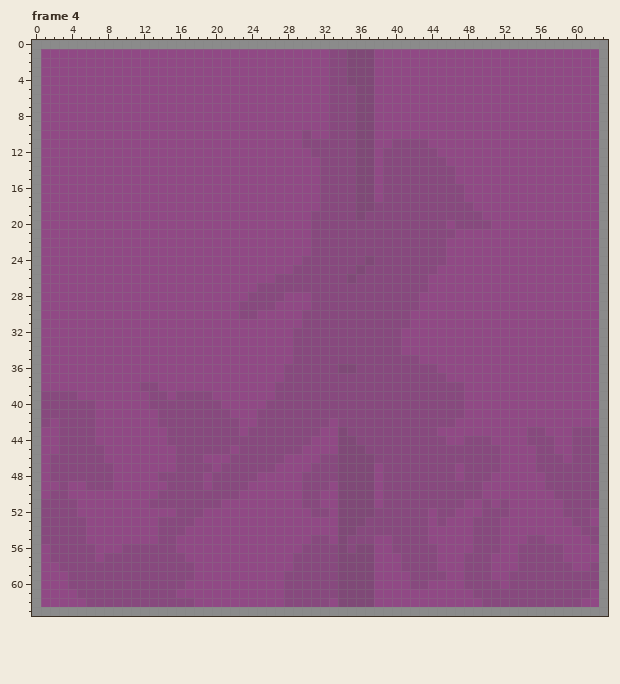
File history of a pixel-art file, ANIMACAO/Strippers.aseprite. Above: the version before the commit.
64x64 pixels, 11 frames. Colours within 5 levels of each other are drawn and written as one. Shown: frame 4. The commit also changed other frames, which this record leaves out.
After the commit:
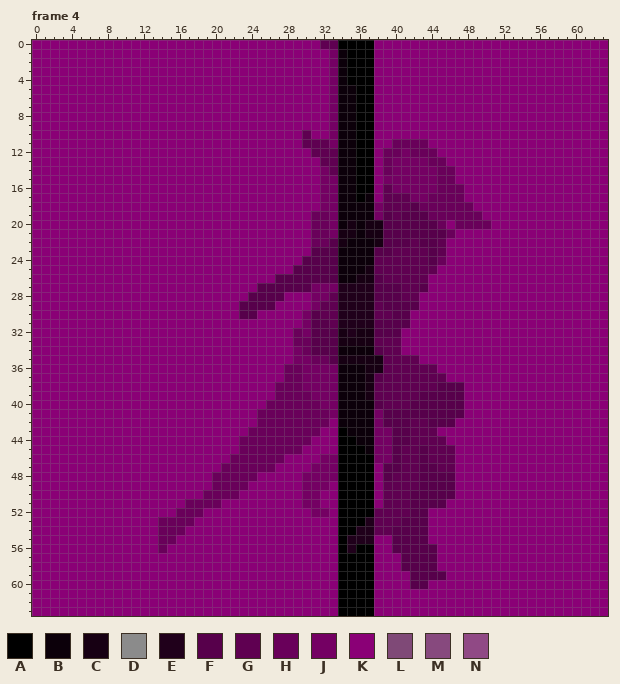
Palette (. is transparent): A #000000  B #0c000a  C #170013  D #8b8b8b  E #20001b  F #57004b  G #5f0051  H #69005a  J #740063  K #8a0076  L #7f4977  M #87497e  N #904985
Edits made:
layer "Layer 1" now hidden
layer "Layer 6" now hidden
layer "Layer 7" now hidden
layer "Layer 5" now hidden
layer "Layer 3" removed
layer "Layer 4" removed
layer "Transição" removed
Changed rows in their new state; - is an unchanged pixel.
Frame 4:
first column x 0:
 0 KKKKKKKKKKKKKKKKKKKKKKKKKKKKKKKKGGAAAAKKKKKKKKKKKKKKKKKKKKKKKKKK
 1 KKKKKKKKKKKKKKKKKKKKKKKKKKKKKKKKKJBAAAKKKKKKKKKKKKKKKKKKKKKKKKKK
 2 KKKKKKKKKKKKKKKKKKKKKKKKKKKKKKKKKJBAAAKKKKKKKKKKKKKKKKKKKKKKKKKK
 3 KKKKKKKKKKKKKKKKKKKKKKKKKKKKKKKKKJBAAAKKKKKKKKKKKKKKKKKKKKKKKKKK
 4 KKKKKKKKKKKKKKKKKKKKKKKKKKKKKKKKKJBAAAKKKKKKKKKKKKKKKKKKKKKKKKKK
 5 KKKKKKKKKKKKKKKKKKKKKKKKKKKKKKKKKJBBAAKKKKKKKKKKKKKKKKKKKKKKKKKK
 6 KKKKKKKKKKKKKKKKKKKKKKKKKKKKKKKKKJBBAAKKKKKKKKKKKKKKKKKKKKKKKKKK
 7 KKKKKKKKKKKKKKKKKKKKKKKKKKKKKKKKKJBBAAKKKKKKKKKKKKKKKKKKKKKKKKKK
 8 KKKKKKKKKKKKKKKKKKKKKKKKKKKKKKKKKJBBAAKKKKKKKKKKKKKKKKKKKKKKKKKK
 9 KKKKKKKKKKKKKKKKKKKKKKKKKKKKKKKKKJBBAAKKKKKKKKKKKKKKKKKKKKKKKKKK
10 KKKKKKKKKKKKKKKKKKKKKKKKKKKKKKGKKJBBAAKKKKKKKKKKKKKKKKKKKKKKKKKK
11 KKKKKKKKKKKKKKKKKKKKKKKKKKKKKKGGGJBBAAKKHHHHKKKKKKKKKKKKKKKKKKKK
12 KKKKKKKKKKKKKKKKKKKKKKKKKKKKKKKGGGBBAAKHHJHHHKKKKKKKKKKKKKKKKKKK
13 KKKKKKKKKKKKKKKKKKKKKKKKKKKKKKKKGGBBAAKHJJJJHHKKKKKKKKKKKKKKKKKK
14 KKKKKKKKKKKKKKKKKKKKKKKKKKKKKKKKJGBBAAKHJJJJJHHKKKKKKKKKKKKKKKKK
15 KKKKKKKKKKKKKKKKKKKKKKKKKKKKKKKKJJBBAAKJJJJJJHHKKKKKKKKKKKKKKKKK
16 KKKKKKKKKKKKKKKKKKKKKKKKKKKKKKKKJJBBAAKGJJJJJHHHKKKKKKKKKKKKKKKK
17 KKKKKKKKKKKKKKKKKKKKKKKKKKKKKKKKJJBBABKGGGJJHHHHKKKKKKKKKKKKKKKK
18 KKKKKKKKKKKKKKKKKKKKKKKKKKKKKKKKJJBBBBJGGGFHHHHHHKKKKKKKKKKKKKKK
19 KKKKKKKKKKKKKKKKKKKKKKKKKKKKKKKHHJBBBBJFGFFFHHHHHHKKKKKKKKKKKKKK
20 KKKKKKKKKKKKKKKKKKKKKKKKKKKKKKKHHJBCBCCFFFFFFHKHHHHKKKKKKKKKKKKK
21 KKKKKKKKKKKKKKKKKKKKKKKKKKKKKKKHHJCCBCCFFFFFFFHKKKKKKKKKKKKKKKKK
22 KKKKKKKKKKKKKKKKKKKKKKKKKKKKKKKHHFCBBBCFFFGFFGKKKKKKKKKKKKKKKKKK
23 KKKKKKKKKKKKKKKKKKKKKKKKKKKKKKKFFFBBBBFFGGGGFGKKKKKKKKKKKKKKKKKK
24 KKKKKKKKKKKKKKKKKKKKKKKKKKKKKKFFFFBBBBGGGGGGFHKKKKKKKKKKKKKKKKKK
25 KKKKKKKKKKKKKKKKKKKKKKKKKKKKKFFFFFBBBCGGGGGGGKKKKKKKKKKKKKKKKKKK
26 KKKKKKKKKKKKKKKKKKKKKKKKKKKFFFFFFFBBCCFGGGGGKKKKKKKKKKKKKKKKKKKK
27 KKKKKKKKKKKKKKKKKKKKKKKKKFFFFFFJJJEEEEFFFGGFKKKKKKKKKKKKKKKKKKKK
28 KKKKKKKKKKKKKKKKKKKKKKKKFFFFKKKJJGEEEEFFFGGKKKKKKKKKKKKKKKKKKKKK
29 KKKKKKKKKKKKKKKKKKKKKKKFFFFKKKKJGGEEEEGFFFFKKKKKKKKKKKKKKKKKKKKK
30 KKKKKKKKKKKKKKKKKKKKKKKFFKKKKKJFGGEEEEGGFFKKKKKKKKKKKKKKKKKKKKKK
31 KKKKKKKKKKKKKKKKKKKKKKKKKKKKKKJFFGEEEEFFFFKKKKKKKKKKKKKKKKKKKKKK
32 KKKKKKKKKKKKKKKKKKKKKKKKKKKKKHJFFFCECCFFFKKKKKKKKKKKKKKKKKKKKKKK
33 KKKKKKKKKKKKKKKKKKKKKKKKKKKKKHHFFFCCCCGGGKKKKKKKKKKKKKKKKKKKKKKK
34 KKKKKKKKKKKKKKKKKKKKKKKKKKKKKJHFFFBBBBFGGKKKKKKKKKKKKKKKKKKKKKKK
35 KKKKKKKKKKKKKKKKKKKKKKKKKKKKKJJHHFCCCCCGGGGKKKKKKKKKKKKKKKKKKKKK
36 KKKKKKKKKKKKKKKKKKKKKKKKKKKKHHJJJJBBBCCGGGGGGKKKKKKKKKKKKKKKKKKK
37 KKKKKKKKKKKKKKKKKKKKKKKKKKKKHHJJJJBBBCFGGGGGGGKKKKKKKKKKKKKKKKKK
38 KKKKKKKKKKKKKKKKKKKKKKKKKKKHHHJJJJBBBCGGGGGGGFFFKKKKKKKKKKKKKKKK
39 KKKKKKKKKKKKKKKKKKKKKKKKKKKHHHHJJJBBBCGGGGGFFFFFKKKKKKKKKKKKKKKK
40 KKKKKKKKKKKKKKKKKKKKKKKKKKHHHHHHJJBBBBFGGGFFFFFFKKKKKKKKKKKKKKKK
41 KKKKKKKKKKKKKKKKKKKKKKKKKHHHHHHHHJBBBBJFFFFFFFFFKKKKKKKKKKKKKKKK
42 KKKKKKKKKKKKKKKKKKKKKKKKKHHHHHHHHKBBBBJFFFGGFFFKKKKKKKKKKKKKKKKK
43 KKKKKKKKKKKKKKKKKKKKKKKKHHHHHHHHKKABBBJJFFGGGKKKKKKKKKKKKKKKKKKK
44 KKKKKKKKKKKKKKKKKKKKKKKHHHHHHHHKKKAABBJJFFGGGGKKKKKKKKKKKKKKKKKK
45 KKKKKKKKKKKKKKKKKKKKKKKHHHHHHHKKKKAAABJJFGGFGGGKKKKKKKKKKKKKKKKK
46 KKKKKKKKKKKKKKKKKKKKKKHHHHHHKKKKJJAAAAJJFGGFGGGKKKKKKKKKKKKKKKKK
47 KKKKKKKKKKKKKKKKKKKKKHHHHHHKKKKJJJAAAAKFFGGFFGGKKKKKKKKKKKKKKKKK
48 KKKKKKKKKKKKKKKKKKKKHHHHHKKKKKJJJJAAAAKFGGGFFFFKKKKKKKKKKKKKKKKK
49 KKKKKKKKKKKKKKKKKKKKHHHHKKKKKKJJJKAAAAKGGGGFFFFKKKKKKKKKKKKKKKKK
50 KKKKKKKKKKKKKKKKKKKHHHHKKKKKKKJJKKAAAAKGGGFFFFFKKKKKKKKKKKKKKKKK
51 KKKKKKKKKKKKKKKKKHHHHKKKKKKKKKJJKKAAAAKGGGFFFFKKKKKKKKKKKKKKKKKK
52 KKKKKKKKKKKKKKKKHHHKKKKKKKKKKKKJJKAAAAGGGGFFKKKKKKKKKKKKKKKKKKKK
53 KKKKKKKKKKKKKKHHHHKKKKKKKKKKKKKKKKAAAEGGGFFFKKKKKKKKKKKKKKKKKKKK
54 KKKKKKKKKKKKKKHHHKKKKKKKKKKKKKKKKKAAEEGGFFFFKKKKKKKKKKKKKKKKKKKK
55 KKKKKKKKKKKKKKHHKKKKKKKKKKKKKKKKKKAEEEKKFFFFKKKKKKKKKKKKKKKKKKKK
56 KKKKKKKKKKKKKKHKKKKKKKKKKKKKKKKKKKAEAAKKFFFFFKKKKKKKKKKKKKKKKKKK
57 KKKKKKKKKKKKKKKKKKKKKKKKKKKKKKKKKKAAAAKKKFFFFKKKKKKKKKKKKKKKKKKK
58 KKKKKKKKKKKKKKKKKKKKKKKKKKKKKKKKKKAAAAKKKFFFFKKKKKKKKKKKKKKKKKKK
59 KKKKKKKKKKKKKKKKKKKKKKKKKKKKKKKKKKAAAAKKKKFFFFKKKKKKKKKKKKKKKKKK
60 KKKKKKKKKKKKKKKKKKKKKKKKKKKKKKKKKKAAAAKKKKFFKKKKKKKKKKKKKKKKKKKK
61 KKKKKKKKKKKKKKKKKKKKKKKKKKKKKKKKKKAAAAKKKKKKKKKKKKKKKKKKKKKKKKKK
62 KKKKKKKKKKKKKKKKKKKKKKKKKKKKKKKKKKAAAAKKKKKKKKKKKKKKKKKKKKKKKKKK
63 KKKKKKKKKKKKKKKKKKKKKKKKKKKKKKKKKKAAAAKKKKKKKKKKKKKKKKKKKKKKKKKK
Changed places in both pictures, as pixel boxes (x1, y1, x2, y2):
changed: (32, 40, 608, 616)
